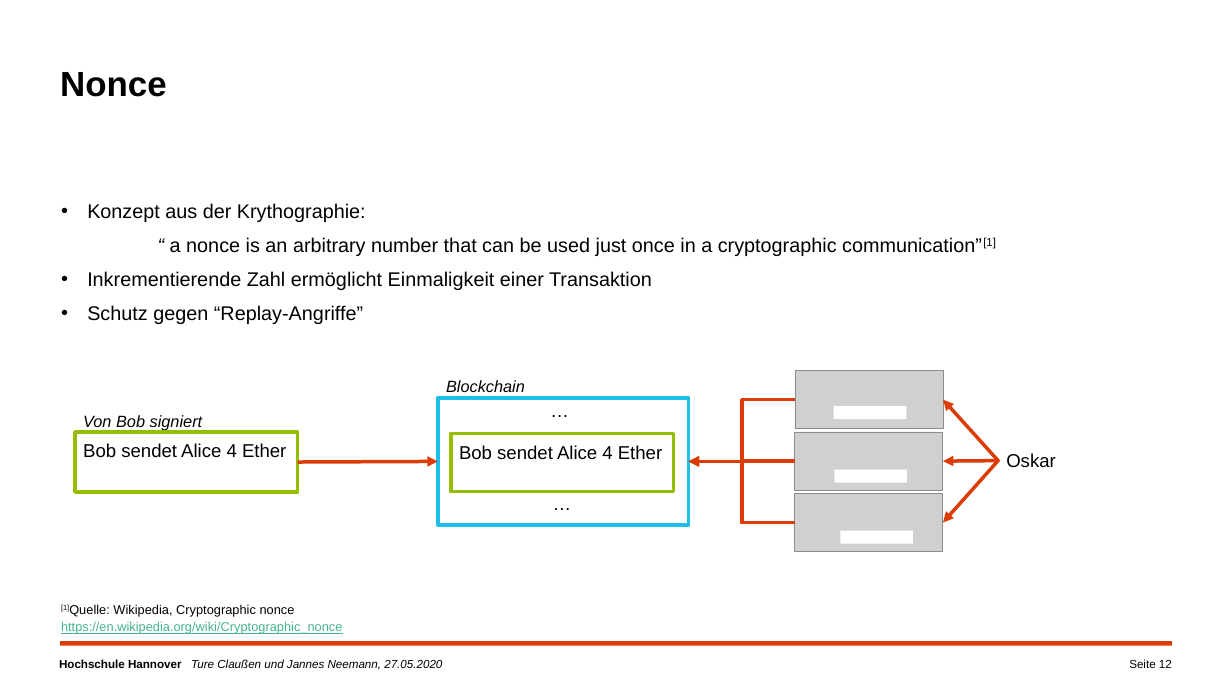
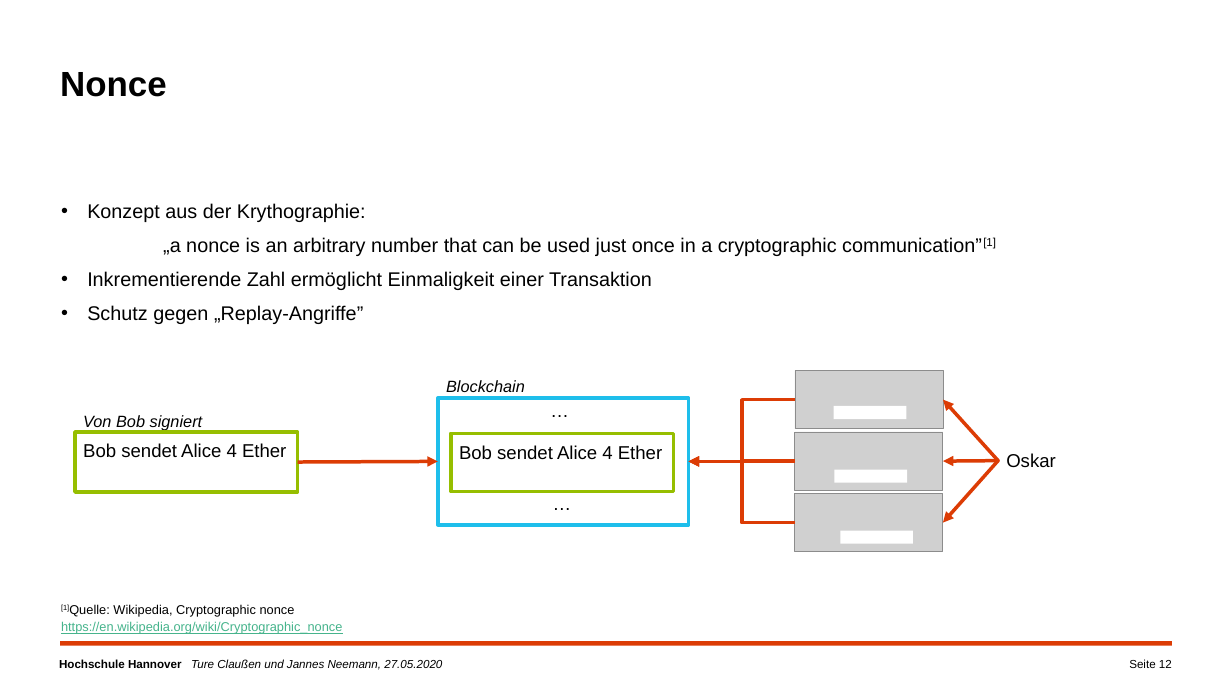
Before and after one commit to campfireman/SEM-ethereum-transactions, a slide deck: slide 12 of Ethereum_Präsentation_Jannes/Ethereum-Transaktionen.pptx. Drawn at 1232x693 pixels with LibreOffice and Linux fonts; fonts in the diff are those of the drawing; grey boxes stand for pictures; background and template pictures are left out. Boxes give left, top, right and bottom in pixels: in the first picture for what was removed or moved away, otherwise in the second. Text is boxed around its words. In the diff, an @@ line names an element or a change of style, - is before the commit and + after.

```diff
--- a/Ethereum_Präsentation_Jannes/Ethereum-Transaktionen.pptx
+++ b/Ethereum_Präsentation_Jannes/Ethereum-Transaktionen.pptx
@@ text at (x1=163, y1=237, x2=996, y2=256): text changed @@
-“ a nonce is an arbitrary number that can be used just once in a cryptographic communication”[1]
+„a nonce is an arbitrary number that can be used just once in a cryptographic communication”[1]
@@ text at (x1=87, y1=305, x2=363, y2=324): text changed @@
-• Schutz gegen “Replay-Angriffe”
+• Schutz gegen „Replay-Angriffe”
```
Also in this commit, not shown: 6 other slides changed, 2 slides added, 3 slides removed, 1 other file.
